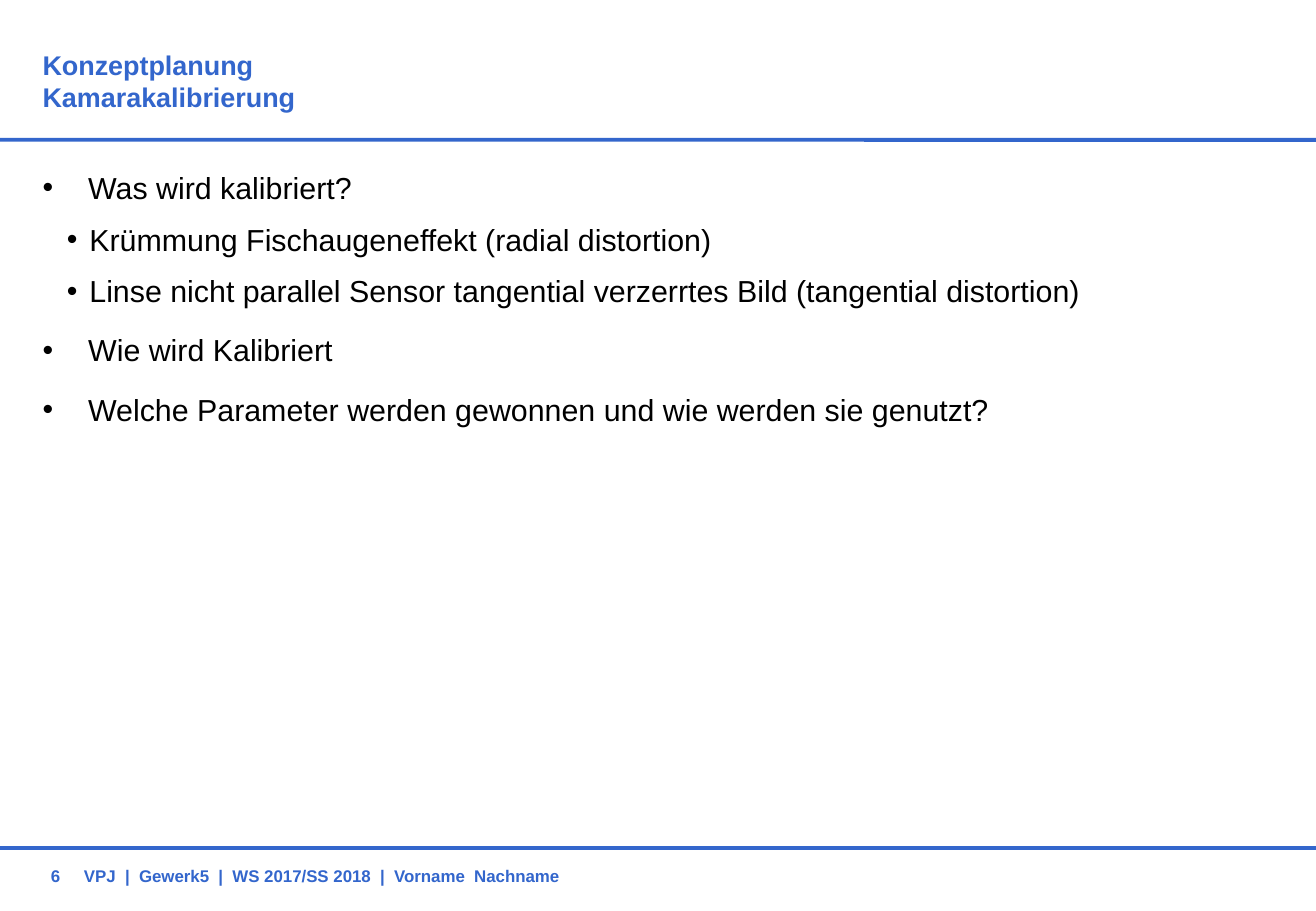
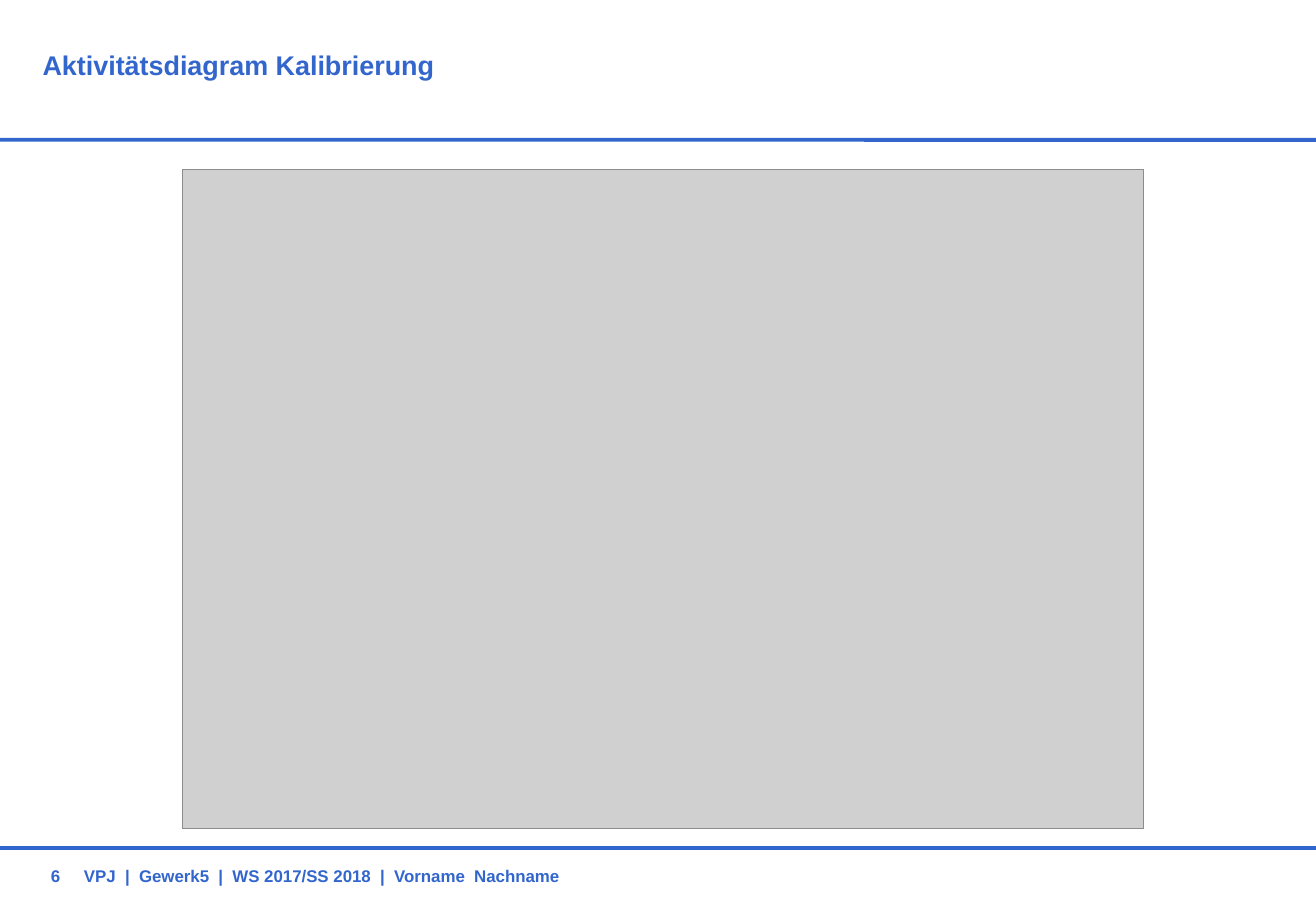
Before and after one commit to HassibShaq/VPJW17G5, a slide deck: slide 6 of 99_TEMP/Benny/G5Calib.ppt. Drawn at 1316x911 pixels with LibreOffice and Linux fonts; fonts in the diff are those of the drawing; grey boxes stand for pictures; background and template pictures are left out. Boxes give left, top, right and bottom in pixels: in the first picture for what was removed or moved away, otherwise in the second. Text is boxed around its words. In the diff, an @@ line names an element or a change of style, - is before the commit and + after.

```diff
--- a/99_TEMP/Benny/G5Calib.ppt
+++ b/99_TEMP/Benny/G5Calib.ppt
@@ title at [43,55,434,80]: text changed @@
-Konzeptplanung
-Kamarakalibrierung
+Aktivitätsdiagram Kalibrierung
@@ text removed at [88,177,1079,427] @@
-• Was wird kalibriert?
-    • Krümmung Fischaugeneffekt (radial distortion)
-    • Linse nicht parallel Sensor tangential verzerrtes Bild (tangential distortion)
-• Wie wird Kalibriert
-• Welche Parameter werden gewonnen und wie werden sie genutzt?
@@ picture added at [182,169,1142,828] @@
```
Also in this commit, not shown: 2 slides added, 8 other files.
